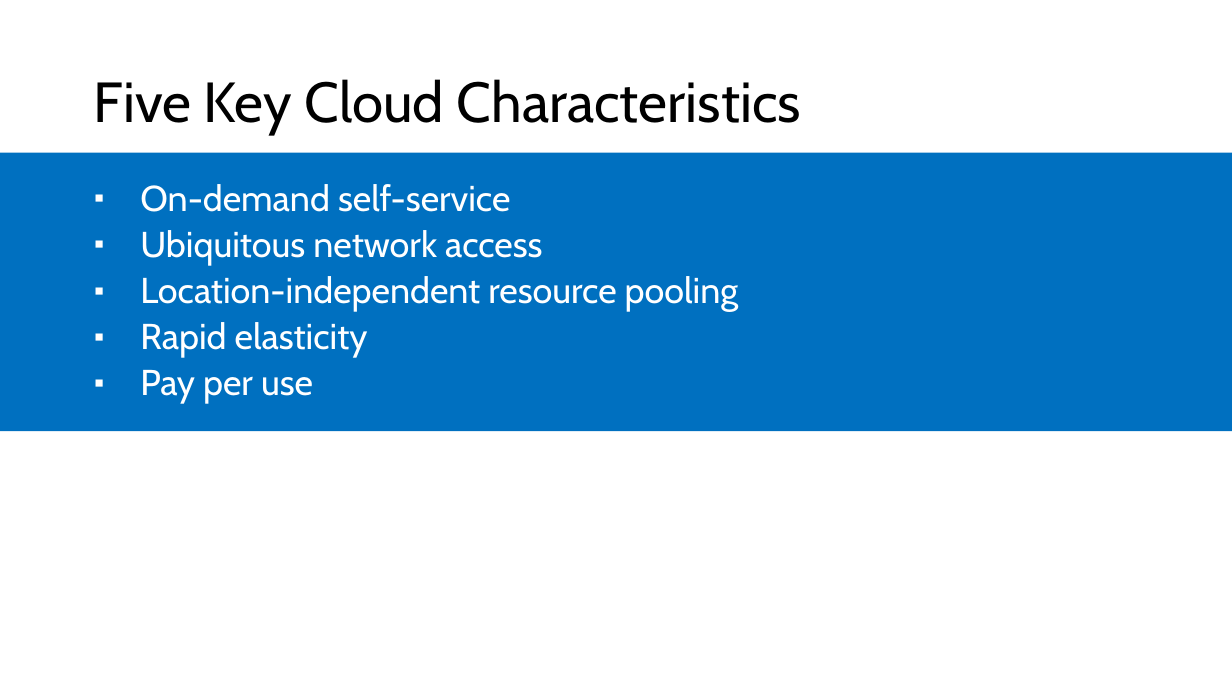
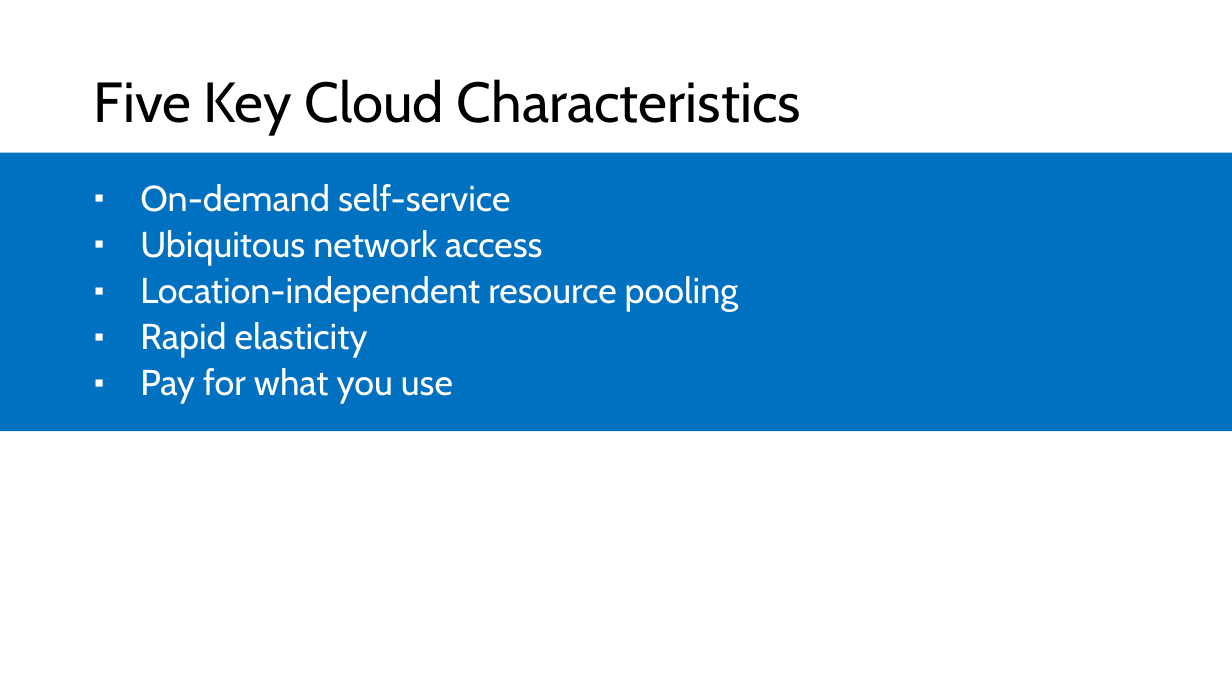
Before and after one commit to microsoft/AcademicContent, a slide deck: slide 12 of Complimentary Course Content/Module1/Lessons/Module1_Lesson1 Introduction to Cloud Computing.pptx. Drawn at 1232x693 pixels with LibreOffice and Linux fonts; fonts in the diff are those of the drawing. Boxes give left, top, right and bottom in pixels: in the first picture for what was removed or moved away, otherwise in the second. Text is boxed around its words. In the diff, an @@ line names an element or a change of style, - is before the commit and + after.

```diff
--- a/Complimentary Course Content/Module1/Lessons/Module1_Lesson1 Introduction to Cloud Computing.pptx
+++ b/Complimentary Course Content/Module1/Lessons/Module1_Lesson1 Introduction to Cloud Computing.pptx
@@ text at (140,368,453,404): text changed @@
-▪ Pay per use
+▪ Pay for what you use
```
Also in this commit, not shown: 3 other slides changed, 2 other files.
